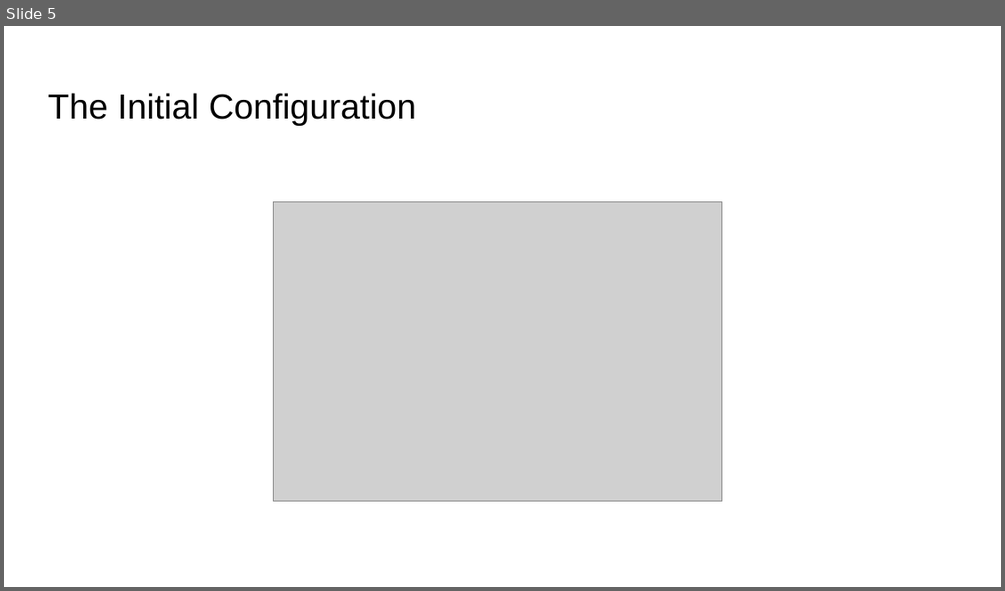
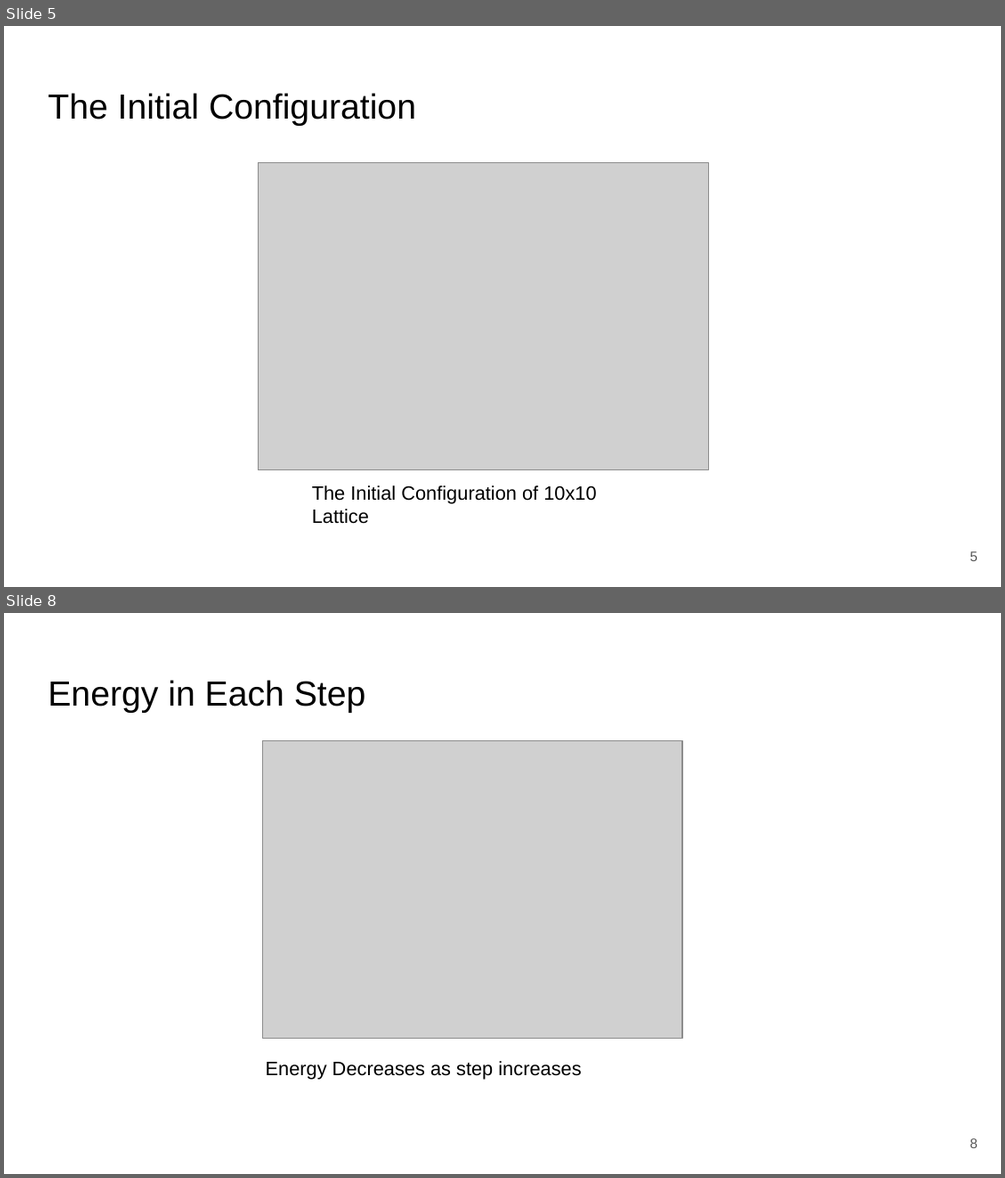
Before and after one commit to DipeshPoudel/MDS-607-MonteCarloMethods, a slide deck: ising_model/MDSDipeshPoudel10/2DIsingModel.pptx. Shown one above the other, each under a label of ours: slide 5 before the commit, slides 5 and 8 after it; the slides between them are not shown. The pictures are 1005x591 and 1005x1178 pixels, drawn with LibreOffice and Linux fonts; fonts in the diff are those of the drawing; grey boxes stand for pictures. Boxes give left, top, right and bottom in pixels: in the first picture for what was removed or moved away, otherwise in the second. Text is boxed around its words. In the diff, an @@ line names an element or a change of style, - is before the commit and + after.

```diff
--- a/ising_model/MDSDipeshPoudel10/2DIsingModel.pptx
+++ b/ising_model/MDSDipeshPoudel10/2DIsingModel.pptx
@@ slide 8 added at bbox=[4, 613, 1001, 1174], background #FFFFFF @@
@@ title added at bbox=[48, 680, 366, 713], 25.2 pt, text #000000 @@
+Energy in Each Step
@@ picture added at bbox=[262, 740, 682, 1038] @@
@@ text added at bbox=[266, 1061, 581, 1079], 14 pt, text #000000 @@
+Energy Decreases as step increases
@@ page number added at bbox=[970, 1138, 978, 1148], 10 pt, text #595959 @@
+8
@@ slide 5 changed as well @@
@@ picture: place and size @@
-picture at bbox=[273, 202, 721, 501]
+picture at bbox=[259, 162, 709, 471]
@@ text added at bbox=[312, 485, 596, 524], 14 pt, text #000000 @@
+The Initial Configuration of 10x10 Lattice
@@ page number added at bbox=[970, 551, 978, 561], 10 pt, text #595959 @@
+5
```
Also in this commit, not shown: 6 other slides changed, 6 other slides added, 2 slides removed, 12 other files.
